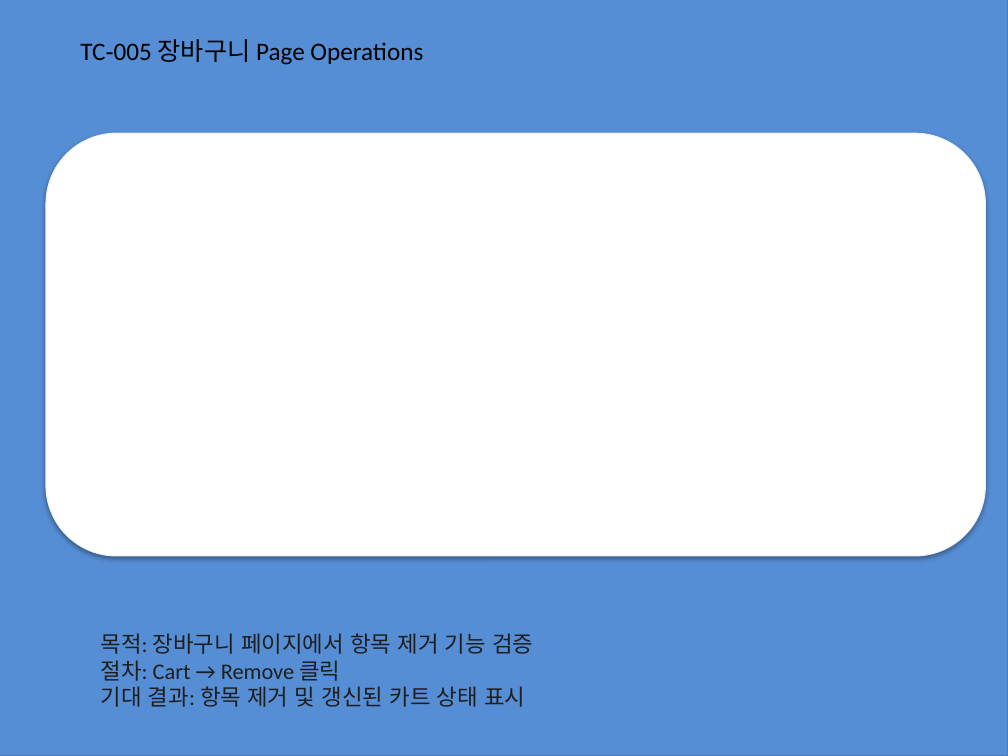
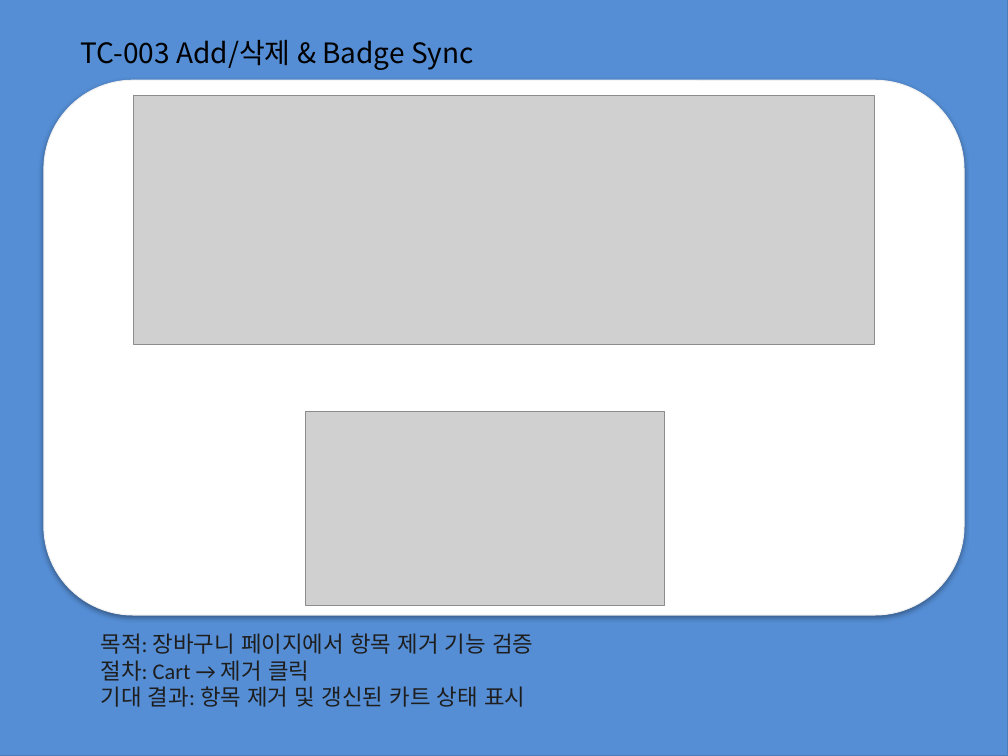
Before and after one commit to jwbaik98/project, a slide deck: slide 19 of 2조 프로젝트 과제(제작중).pptx (slide 20 before the commit). Drawn at 1008x756 pixels with LibreOffice and Linux fonts; fonts in the diff are those of the drawing; grey boxes stand for pictures. Boxes give left, top, right and bottom in pixels: in the first picture for what was removed or moved away, otherwise in the second. Text is boxed around its words. In the diff, an @@ line names an element or a change of style, - is before the commit and + after.

```diff
--- a/2조 프로젝트 과제(제작중).pptx
+++ b/2조 프로젝트 과제(제작중).pptx
@@ text removed at (80, 39, 423, 65) @@
-TC‑005 장바구니 Page Operations
@@ text added at (80, 40, 474, 70), 20 pt, text #000000 @@
+TC‑003 Add/삭제 & Badge Sync
@@ rounded rectangle: place and size @@
-rounded rectangle at (46, 133, 986, 555)
+rounded rectangle at (44, 81, 965, 616)
@@ picture added at (134, 96, 875, 344) @@
@@ picture added at (305, 412, 664, 606) @@
@@ text at (101, 660, 309, 681): text changed @@
-절차: Cart → Remove 클릭
+절차: Cart → 제거 클릭
```
Also in this commit, not shown: 17 other slides changed, 1 slide removed.
